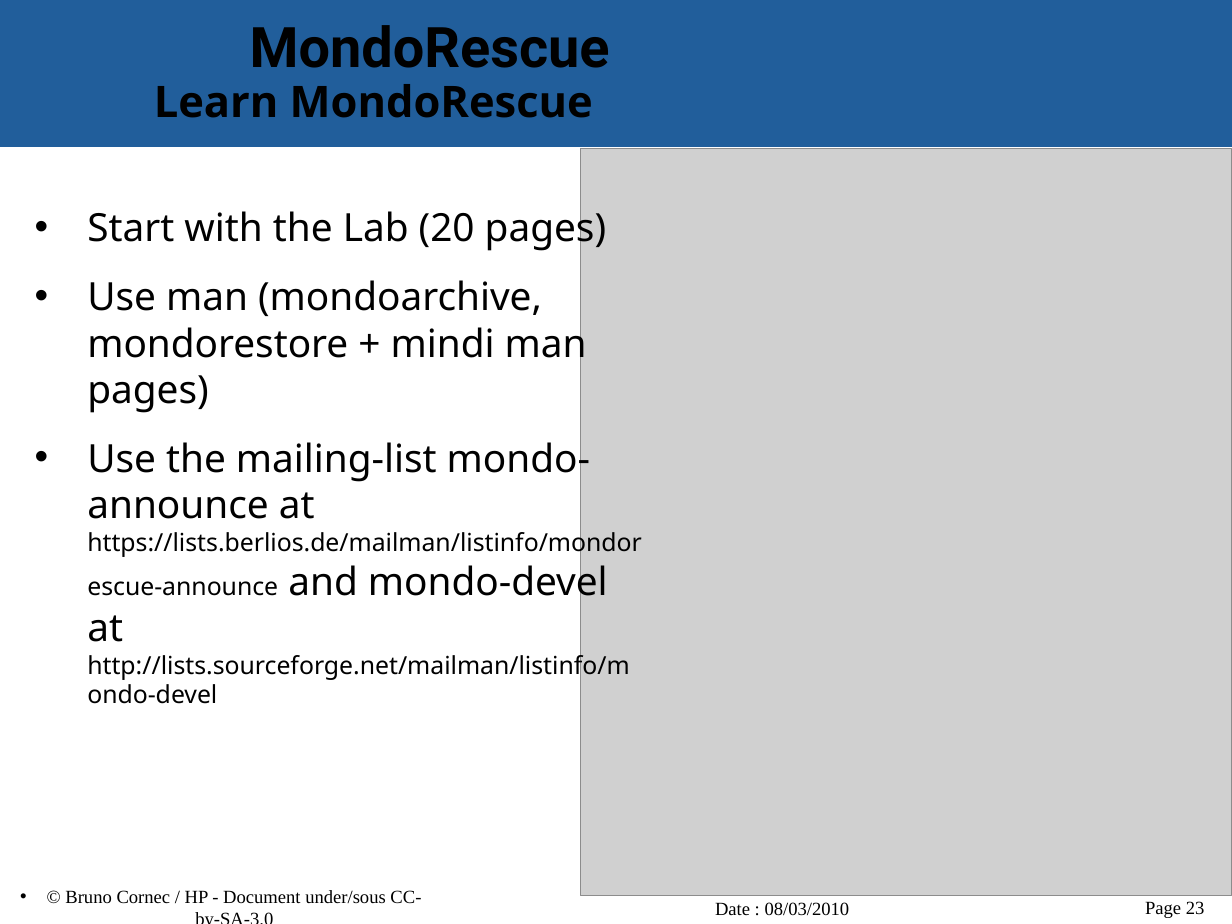
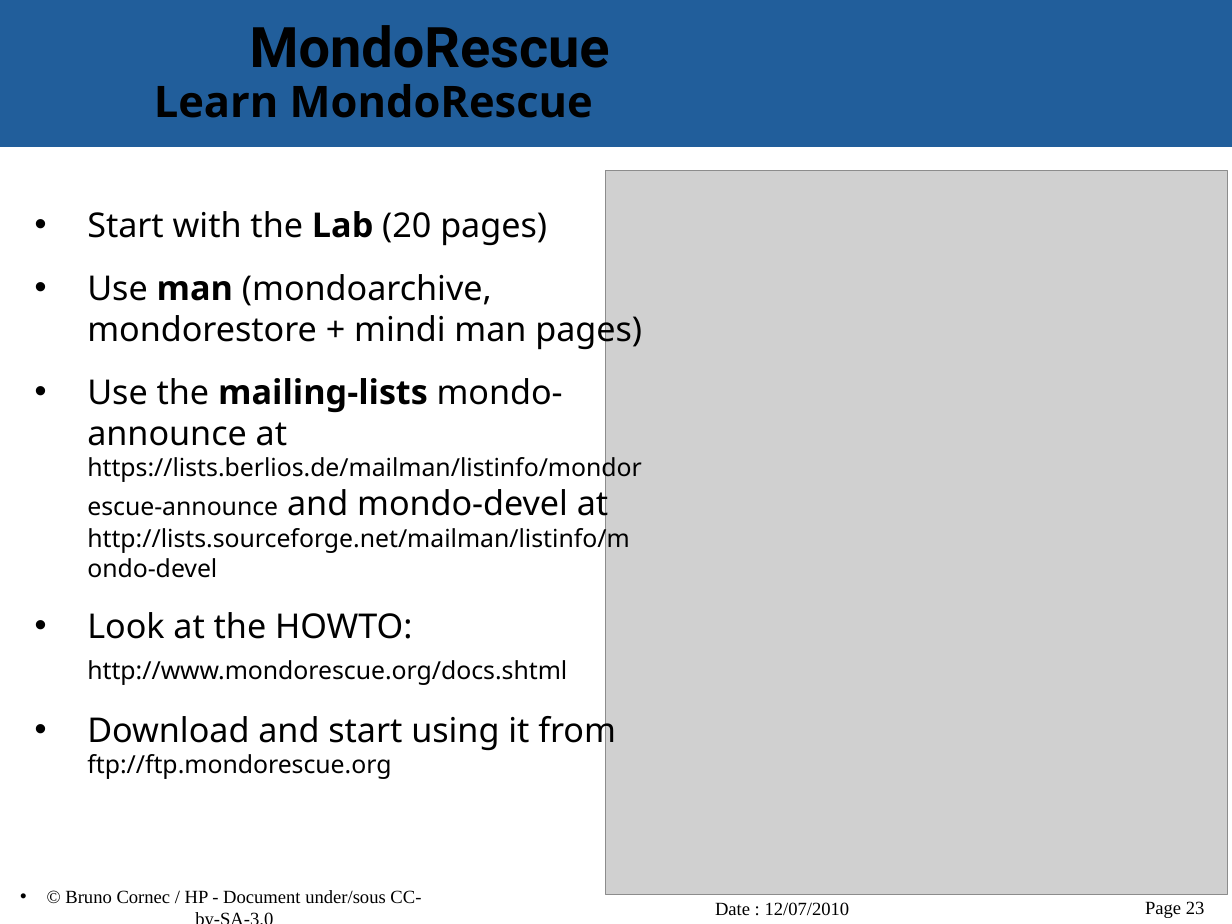
Before and after one commit to vir/mondo-rescue, a slide deck: slide 23 of mondo-doc/mondo-presentation.odp. Drawn at 1232x924 pixels with LibreOffice and Linux fonts; fonts in the diff are those of the drawing; grey boxes stand for pictures; background and template pictures are left out. Boxes give left, top, right and bottom in pixels: in the first picture for what was removed or moved away, otherwise in the second. Text is boxed around its words. In the diff, an @@ line names an element or a change of style, - is before the commit and + after.

```diff
--- a/mondo-doc/mondo-presentation.odp
+++ b/mondo-doc/mondo-presentation.odp
@@ picture: place and size @@
-picture at (581,149,1232,897)
+picture at (606,170,1229,894)
@@ text at (87,211,642,351): size 25 to 22 pt in "Start with the Lab (20 pages)", "Use man (mondoarchive, mondorestore + mindi man ..."; bold on in "Lab", "man" @@
@@ text at (87,378,641,779): text changed @@
-• Use the mailing-list mondo-announce at https://lists.berlios.de/mailman/listinfo/mondorescue-announce and mondo-devel at http://lists.sourceforge.net/mailman/listinfo/mondo-devel
+• Use the mailing-lists mondo-announce at https://lists.berlios.de/mailman/listinfo/mondorescue-announce and mondo-devel at http://lists.sourceforge.net/mailman/listinfo/mondo-devel
+• Look at the HOWTO: http://www.mondorescue.org/docs.shtml
+• Download and start using it from ftp://ftp.mondorescue.org
@@ text at (715,902,850,916): text changed @@
-Date : 08/03/2010
+Date : 12/07/2010
```
Also in this commit, not shown: 24 other slides changed.
